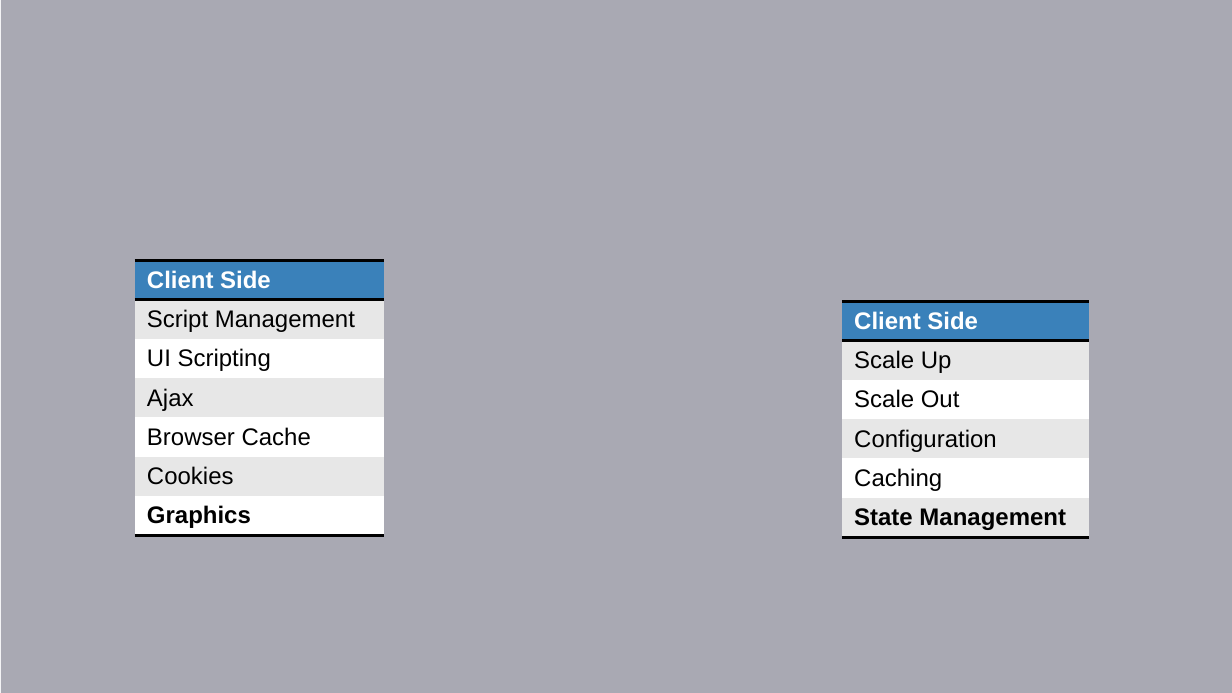
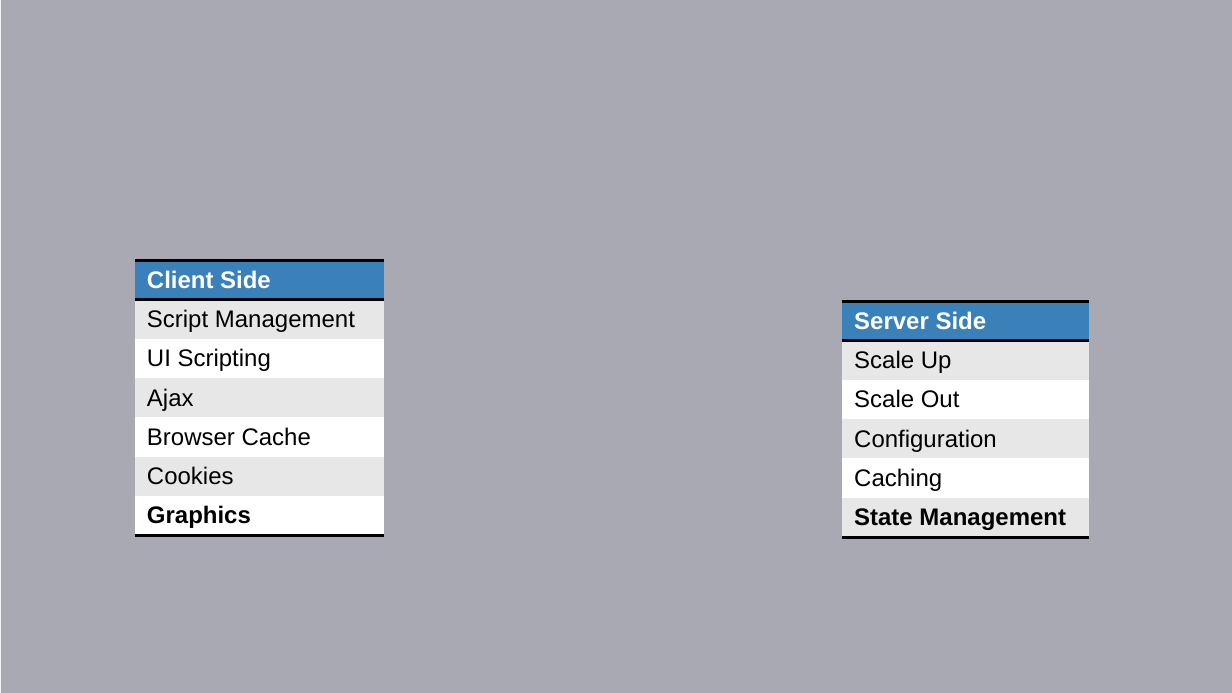
Before and after one commit to nepalswornim/Pipeline-Optimization, a slide deck: slide 7 of PipelineOptimization.ppsx. Drawn at 1232x693 pixels with LibreOffice and Linux fonts; fonts in the diff are those of the drawing; background and template pictures are left out. Boxes give left, top, right and bottom in pixels: in the first picture for what was removed or moved away, otherwise in the second. Text is boxed around its words. In the diff, an @@ line names an element or a change of style, - is before the commit and + after.

Commit message:
Client side changed to server side

```diff
--- a/PipelineOptimization.ppsx
+++ b/PipelineOptimization.ppsx
@@ table at (x1=841, y1=302, x2=1089, y2=548) @@
-row 1, column 1: Client Side
+row 1, column 1: Server Side
```
